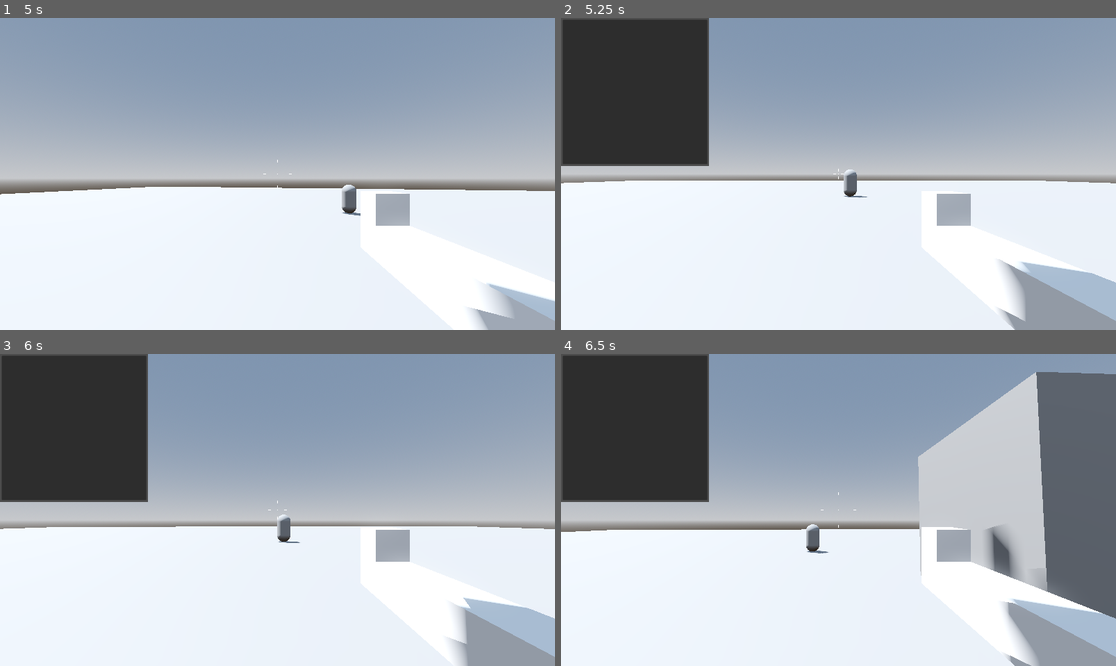
Above: before the commit, frames 1-4 (two rows, left to right).
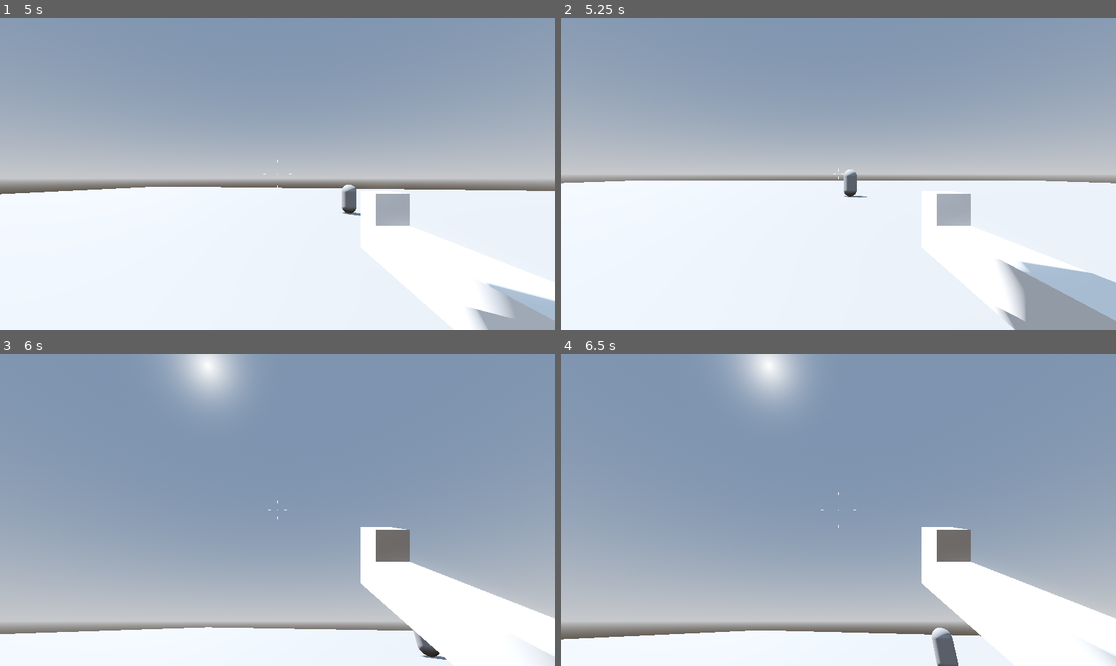
Above: after the commit, the same moments.

Repository: Vetherion/Vetherion
Game: Godot game, scene res://Scenes/3D_Level.tscn
Same seed, same stepped clock (60 frames per second), same inputs: the game is played once before the commit and once after it.
Inputs (mouse positions are in pixels of both pictures, inside the frame that each line leads up to):
- Up to frame 1 (5 s): tap Enter at 0.5 s; move the mouse to (305, 174) at 0.52 s; hold Up (arrow_up, bound only after the commit) from 0.53 s (still down); tap E (E) at 0.6, 1.55, 2.1, 3.05, 3.8, 4.55 s; tap Space (jump) at 0.77, 1.52, 2.75, 3.02, 3.77, 4.52 s; move the mouse to (249, 174) at 1.27 s; tap F (Car) at 1.35 s; move the mouse to (288, 167) at 2.02 s; move the mouse to (271, 180) at 2.77 s; tap 3 (Punch) at 2.85 s; move the mouse to (316, 177) at 3.52 s; tap 1 (Rifle) at 3.6 s; move the mouse to (233, 170) at 4.27 s; tap 2 (Sniper) at 4.35 s
- Up to frame 2 (5.25 s): keep holding Up (arrow_up, bound only after the commit); move the mouse to (844, 174) at 5.02 s; tap Tab (TAB) at 5.1 s
- Up to frame 3 (6 s): tap E (E) at 5.3 s; tap Enter at 5.75 s; move the mouse to (194, 432) at 5.77 s; release Up (arrow_up, bound only after the commit) at 5.78 s; hold D (move_right) from 5.78 s (still down); click (194, 432) at 5.85 s
- Up to frame 4 (6.5 s): keep holding D (move_right); tap Space (jump) at 6.02 s; tap E (E) at 6.05 s

Frame 1 is identical in both runs. In frame 2, 13% of the frame differs, in the area x 0-27%, y 0-48%; in frame 3, 63%; in frame 4, 71%, in the area x 0-100%, y 0-100%.
Error after the commit: Invalid assignment of property or key 'visible' with value of type 'int' on a base object of type 'null instance'. (res://Scripts/inventory.gd:16)

Commit message:
New HUD style. (Extremely buggy)

Diff:
--- a/Scenes/3D_Level.tscn
+++ b/Scenes/3D_Level.tscn
@@ -1,9 +1,11 @@
-[gd_scene load_steps=21 format=3 uid="uid://beqn6i68wci2n"]
+[gd_scene load_steps=23 format=3 uid="uid://beqn6i68wci2n"]
 
 [ext_resource type="PackedScene" uid="uid://bb34e6irwt0ia" path="res://Scenes/car.tscn" id="1_lvekw"]
 [ext_resource type="PackedScene" uid="uid://dhjrc28o432pk" path="res://Scenes/player.tscn" id="1_m4hl5"]
 [ext_resource type="Script" path="res://Scripts/item.gd" id="2_8jfy3"]
 [ext_resource type="Script" path="res://Scripts/dialogue.gd" id="3_axax1"]
+[ext_resource type="PackedScene" uid="uid://bh2ojr7ymexb2" path="res://Scenes/label.tscn" id="3_cjef4"]
+[ext_resource type="PackedScene" uid="uid://dmthcbtlrqmvk" path="res://Scenes/button.tscn" id="4_1jj05"]
 [ext_resource type="Script" path="res://Scripts/enemy.gd" id="4_qhv1j"]
 
 [sub_resource type="ProceduralSkyMaterial" id="ProceduralSkyMaterial_vp2qy"]
@@ -66,7 +68,27 @@
 [node name="player" parent="." instance=ExtResource("1_m4hl5")]
 transform = Transform3D(-4.37114e-08, 0, -1, 0, 1, 0, 1, 0, -4.37114e-08, -0.204, 1.03697, -1.222)
 
-[node name="Inventory" type="Control" parent="."]
+[node name="HUD" type="Control" parent="."]
+visible = false
+layout_mode = 3
+anchors_preset = 0
+offset_right = 40.0
+offset_bottom = 40.0
+
+[node name="SubViewportContainer" type="SubViewportContainer" parent="HUD"]
+custom_minimum_size = Vector2(1920, 1080)
+layout_mode = 1
+anchors_preset = -1
+offset_right = 1920.0
+offset_bottom = 1080.0
+
+[node name="SubViewport" type="SubViewport" parent="HUD/SubViewportContainer"]
+transparent_bg = true
+handle_input_locally = false
+size = Vector2i(1920, 1080)
+render_target_update_mode = 0
+
+[node name="Inventory" type="Control" parent="HUD/SubViewportContainer/SubViewport"]
 unique_name_in_owner = true
 visible = false
 layout_mode = 3
@@ -75,93 +97,47 @@
 offset_right = -0.880005
 offset_bottom = -0.440033
 
-[node name="SubViewportContainer" type="SubViewportContainer" parent="Inventory"]
+[node name="Dialogue" type="Control" parent="HUD/SubViewportContainer/SubViewport"]
+unique_name_in_owner = true
+visible = false
+custom_minimum_size = Vector2(320, 200)
+layout_mode = 3
+anchors_preset = 7
+anchor_left = 0.5
+anchor_top = 1.0
+anchor_right = 0.5
+anchor_bottom = 1.0
+offset_left = -160.0
+offset_top = -200.0
+offset_right = 160.0
+grow_horizontal = 2
+grow_vertical = 0
+size_flags_horizontal = 4
+size_flags_vertical = 8
+script = ExtResource("3_axax1")
+label_scene = ExtResource("3_cjef4")
+button_scene = ExtResource("4_1jj05")
+
+[node name="VBoxContainer" type="VBoxContainer" parent="HUD/SubViewportContainer/SubViewport/Dialogue"]
 unique_name_in_owner = true
 layout_mode = 1
-anchors_preset = -1
-anchor_right = 1.012
-anchor_bottom = 1.014
-offset_right = -0.0720215
-offset_bottom = -0.0700073
-
-[node name="SubViewport" type="SubViewport" parent="Inventory/SubViewportContainer"]
-handle_input_locally = false
-render_target_update_mode = 0
-
-[node name="ItemList" type="ItemList" parent="Inventory/SubViewportContainer/SubViewport"]
-custom_minimum_size = Vector2(500, 500)
 anchors_preset = 8
 anchor_left = 0.5
 anchor_top = 0.5
 anchor_right = 0.5
 anchor_bottom = 0.5
-offset_left = -20.0
-offset_top = -20.0
-offset_right = 20.0
-offset_bottom = 20.0
+offset_left = -380.0
+offset_top = -100.0
+offset_right = 380.0
+offset_bottom = 100.0
 grow_horizontal = 2
 grow_vertical = 2
-max_text_lines = 2
-
-[node name="Dialogue" type="Control" parent="."]
-unique_name_in_owner = true
-layout_mode = 3
-anchor_left = 0.373
-anchor_top = 0.474
-anchor_right = 0.64
-anchor_bottom = 0.754
-offset_left = -0.160034
-offset_top = 0.0799561
-offset_right = 0.199951
-offset_bottom = -0.320007
-script = ExtResource("3_axax1")
-
-[node name="SubViewportContainer" type="SubViewportContainer" parent="Dialogue"]
-layout_mode = 1
-anchors_preset = -1
-anchor_left = 0.373
-anchor_top = 0.523
-anchor_right = 0.64
-anchor_bottom = 0.997
-offset_left = -191.349
-offset_top = 153.054
-offset_right = 183.68
-offset_bottom = 521.906
-
-[node name="SubViewport" type="SubViewport" parent="Dialogue/SubViewportContainer"]
-transparent_bg = true
-handle_input_locally = false
-render_target_update_mode = 4
-
-[node name="Label" type="Label" parent="Dialogue/SubViewportContainer/SubViewport"]
-unique_name_in_owner = true
-modulate = Color(0.226521, 0.424234, 0.89448, 1)
-custom_minimum_size = Vector2(0, 50)
-anchors_preset = 14
-anchor_top = 0.5
-anchor_right = 1.0
-anchor_bottom = 0.5
-offset_top = -24.5
-offset_bottom = 24.5
-grow_horizontal = 2
-grow_vertical = 2
-
-[node name="ItemList" type="ItemList" parent="Dialogue/SubViewportContainer/SubViewport"]
-unique_name_in_owner = true
-modulate = Color(0, 0, 0, 1)
-clip_contents = false
-custom_minimum_size = Vector2(750, 250)
-anchors_preset = 7
-anchor_left = 0.5
-anchor_top = 1.0
-anchor_right = 0.5
-anchor_bottom = 1.0
-offset_left = -256.0
-offset_top = -512.0
-offset_right = 494.0
-offset_bottom = -262.0
-grow_horizontal = 2
-grow_vertical = 0
+
+[node name="HBoxContainer" type="HBoxContainer" parent="HUD/SubViewportContainer/SubViewport/Dialogue/VBoxContainer"]
+unique_name_in_owner = true
+layout_direction = 1
+layout_mode = 2
+size_flags_horizontal = 4
 
 [node name="Enemys" type="Node3D" parent="."]
 
@@ -237,7 +213,6 @@
 [node name="CollisionShape3D" type="CollisionShape3D" parent="MeshInstance3D2/StaticBody3D"]
 shape = SubResource("ConvexPolygonShape3D_2bfvv")
 
-[connection signal="item_activated" from="Dialogue/SubViewportContainer/SubViewport/ItemList" to="Dialogue" method="_on_item_list_item_activated"]
 [connection signal="body_entered" from="Items/MeshInstance3D3/ItemArea" to="player" method="_on_item_area_body_entered"]
 [connection signal="body_exited" from="Items/MeshInstance3D3/ItemArea" to="player" method="_on_item_area_body_exited"]
 [connection signal="body_entered" from="Items/MeshInstance3D2/ItemArea" to="player" method="_on_item_area_body_entered"]
--- /dev/null
+++ b/Scenes/button.gd
@@ -0,0 +1,18 @@
+extends Button
+
+
+var dialogue_node
+
+func _ready() -> void:
+	dialogue_node = get_node("../../../../Dialogue")
+func _on_focus_entered() -> void:
+	$"../anim".play("select_in")
+
+
+func _on_focus_exited() -> void:
+	$"../anim".play("RESET")
+
+
+func _on_pressed() -> void:
+	dialogue_node.load_partial_dialogue(dialogue_node.current_dialogue, dialogue_node.current_focus)
+	print(dialogue_node.current_dialogue) # Replace with function body.
--- /dev/null
+++ b/Scenes/button.tscn
@@ -0,0 +1,93 @@
+[gd_scene load_steps=8 format=3 uid="uid://dmthcbtlrqmvk"]
+
+[ext_resource type="Script" path="res://Scenes/button.gd" id="1_eidpk"]
+
+[sub_resource type="StyleBoxEmpty" id="StyleBoxEmpty_qbx3j"]
+
+[sub_resource type="StyleBoxFlat" id="StyleBoxFlat_lm8rp"]
+bg_color = Color(0.91587, 0.180451, 1, 1)
+
+[sub_resource type="StyleBoxEmpty" id="StyleBoxEmpty_cis1f"]
+
+[sub_resource type="Animation" id="Animation_0pyw2"]
+length = 0.001
+tracks/0/type = "value"
+tracks/0/imported = false
+tracks/0/enabled = true
+tracks/0/path = NodePath(".:value")
+tracks/0/interp = 1
+tracks/0/loop_wrap = true
+tracks/0/keys = {
+"times": PackedFloat32Array(0),
+"transitions": PackedFloat32Array(1),
+"update": 0,
+"values": [0.0]
+}
+
+[sub_resource type="Animation" id="Animation_6d7er"]
+resource_name = "select_in"
+length = 0.2
+tracks/0/type = "value"
+tracks/0/imported = false
+tracks/0/enabled = true
+tracks/0/path = NodePath(".:value")
+tracks/0/interp = 2
+tracks/0/loop_wrap = true
+tracks/0/keys = {
+"times": PackedFloat32Array(0, 0.2),
+"transitions": PackedFloat32Array(1, 1),
+"update": 0,
+"values": [0.0, 100.0]
+}
+
+[sub_resource type="AnimationLibrary" id="AnimationLibrary_ip058"]
+_data = {
+"RESET": SubResource("Animation_0pyw2"),
+"select_in": SubResource("Animation_6d7er")
+}
+
+[node name="ProgressBar" type="ProgressBar" groups=["button"]]
+custom_minimum_size = Vector2(175, 25)
+offset_right = 300.0
+offset_bottom = 25.0
+size_flags_horizontal = 4
+theme_override_styles/background = SubResource("StyleBoxEmpty_qbx3j")
+theme_override_styles/fill = SubResource("StyleBoxFlat_lm8rp")
+fill_mode = 2
+show_percentage = false
+
+[node name="button" type="Button" parent="."]
+custom_minimum_size = Vector2(300, 25)
+layout_mode = 1
+anchors_preset = 8
+anchor_left = 0.5
+anchor_top = 0.5
+anchor_right = 0.5
+anchor_bottom = 0.5
+offset_left = -87.5
+offset_top = -12.5
+offset_right = 87.5
+offset_bottom = 12.5
+grow_horizontal = 2
+grow_vertical = 2
+theme_override_styles/focus = SubResource("StyleBoxEmpty_cis1f")
+theme_override_styles/disabled_mirrored = SubResource("StyleBoxEmpty_cis1f")
+theme_override_styles/disabled = SubResource("StyleBoxEmpty_cis1f")
+theme_override_styles/hover_pressed_mirrored = SubResource("StyleBoxEmpty_cis1f")
+theme_override_styles/hover_pressed = SubResource("StyleBoxEmpty_cis1f")
+theme_override_styles/hover_mirrored = SubResource("StyleBoxEmpty_cis1f")
+theme_override_styles/hover = SubResource("StyleBoxEmpty_cis1f")
+theme_override_styles/pressed_mirrored = SubResource("StyleBoxEmpty_cis1f")
+theme_override_styles/pressed = SubResource("StyleBoxEmpty_cis1f")
+theme_override_styles/normal_mirrored = SubResource("StyleBoxEmpty_cis1f")
+theme_override_styles/normal = SubResource("StyleBoxEmpty_cis1f")
+script = ExtResource("1_eidpk")
+
+[node name="anim" type="AnimationPlayer" parent="."]
+libraries = {
+"": SubResource("AnimationLibrary_ip058")
+}
+
+[connection signal="focus_entered" from="button" to="button" method="_on_focus_entered"]
+[connection signal="focus_exited" from="button" to="button" method="_on_focus_exited"]
+[connection signal="pressed" from="button" to="button" method="_on_pressed"]
--- /dev/null
+++ b/Scenes/label.tscn
@@ -0,0 +1,48 @@
+[gd_scene load_steps=4 format=3 uid="uid://bh2ojr7ymexb2"]
+
+[sub_resource type="Animation" id="Animation_dwh0q"]
+length = 0.001
+tracks/0/type = "value"
+tracks/0/imported = false
+tracks/0/enabled = true
+tracks/0/path = NodePath(".:modulate")
+tracks/0/interp = 1
+tracks/0/loop_wrap = true
+tracks/0/keys = {
+"times": PackedFloat32Array(0),
+"transitions": PackedFloat32Array(1),
+"update": 0,
+"values": [Color(1, 0.266667, 1, 1)]
+}
+
+[sub_resource type="Animation" id="Animation_ul2ji"]
+resource_name = "fade_out"
+length = 0.5
+tracks/0/type = "value"
+tracks/0/imported = false
+tracks/0/enabled = true
+tracks/0/path = NodePath(".:modulate")
+tracks/0/interp = 2
+tracks/0/loop_wrap = true
+tracks/0/keys = {
+"times": PackedFloat32Array(0, 0.5),
+"transitions": PackedFloat32Array(1, 1),
+"update": 0,
+"values": [Color(1, 0.266667, 1, 0), Color(1, 0.266667, 1, 1)]
+}
+
+[sub_resource type="AnimationLibrary" id="AnimationLibrary_ruifv"]
+_data = {
+"RESET": SubResource("Animation_dwh0q"),
+"fade_out": SubResource("Animation_ul2ji")
+}
+
+[node name="Label" type="Label" groups=["label"]]
+modulate = Color(1, 0.266667, 1, 1)
+text = "wqrwqrqw"
+
+[node name="anim" type="AnimationPlayer" parent="."]
+unique_name_in_owner = true
+libraries = {
+"": SubResource("AnimationLibrary_ruifv")
+}
--- a/Scripts/dialogue.gd
+++ b/Scripts/dialogue.gd
@@ -1,65 +1,133 @@
 #DISCLAIMER: This dialogue system has not finished. It may have many bugs, and it is not suitable for usage at the time.
+#TODO: Fix the stacking bug
+#TODO: Add crisp text
 extends Node
 
 @onready var current_dialogue = ""
+@export var label_scene: PackedScene
+@export var button_scene: PackedScene
 
+var is_done = false
+var buttons: Array[Object]
+var current_focus = 0
 # Called when the node enters the scene tree for the first time.
 func _ready() -> void:
-	start_partial_dialogue("res://dialogues/example_dialogue.json")
+	pass
+	#start_partial_dialogue("res://dialogues/example_dialogue.json")
 	%Dialogue.visible = 0 #<---------------------------------------------------------------DEGISECEK
 # Called every frame. 'delta' is the elapsed time since the previous frame.
 func _process(delta: float) -> void:
-	pass
+	if Input.is_action_just_pressed("arrow_down") and is_done:
+		current_focus = current_focus + 1
+		if current_focus == len(buttons):
+			current_focus = 0
+		buttons[current_focus].get_node("button").grab_focus()
+	elif Input.is_action_just_pressed("arrow_up") and is_done:
+		current_focus = current_focus - 1
+		if current_focus == -1:
+			current_focus = len(buttons) - 1
+		buttons[current_focus].get_node("button").grab_focus()
 
 func start_partial_dialogue(dialogue_path) -> void:
 	%Dialogue.visible = 1
-	%ItemList.visible = 0
+
 	var text = FileAccess.get_file_as_string(dialogue_path)
 	var dict = JSON.parse_string(text)
 	current_dialogue = dict
-	var label = get_node("./SubViewportContainer/SubViewport/Label")
-	var itemlist = get_node("./SubViewportContainer/SubViewport/ItemList")
+	#var label =
+	#var itemlist = get_node("./SubViewportContainer/SubViewport/ItemList")
+	var words = dict["start_text"].split(" ")
+	#var labels
+	for i in range(len(words)):
+		var label = label_scene.instantiate()
+		%HBoxContainer.add_child(label)
+		label.text = words[i]
+		label.modulate = 0
+		#label.get_node("anim").play("fade_out")
 
-	for i in range(len(dict["start_text"]) + 1):
-		label.text = dict["start_text"].left(i)
-		await get_tree().create_timer(0.05).timeout
-	#TODO: Add fade in fade out.
-	%ItemList.visible = 1
-	%ItemList.grab_focus()
+
+	for i in %HBoxContainer.get_children():
+		i.get_node("anim").play("fade_out")
+		await get_tree().create_timer(0.3).timeout
+
+	is_done = true
+
 	for i in range(len(dict["option_tree"].keys())):
-		itemlist.add_item(dict["option_tree"].keys()[i])
+		var button = button_scene.instantiate()
+		%VBoxContainer.add_child(button)
+		# b1 is the button scene in the button container
+		button.get_node("button").text = dict["option_tree"].keys()[i]
+		buttons.append(button)
+
+	#for i in %VBoxContainer.get_children():
+	#	if i.is_in_group("button"):
+	#		i.get_node("anim").play("fade_out")
+	buttons[0].grab_focus()
+
 
 func load_partial_dialogue(dialogue, index):
-	%ItemList.grab_focus()
-	%ItemList.clear()
+
 	var dict = current_dialogue
-	var label = get_node("./SubViewportContainer/SubViewport/Label")
-	var itemlist = get_node("./SubViewportContainer/SubViewport/ItemList")
 
 	var current = dict["option_tree"].values()[index]
 	current_dialogue = current
 	if typeof(current) == TYPE_DICTIONARY:
-		for i in range(len(current["start_text"]) + 1):
-			label.text = current["start_text"].left(i)
-			await get_tree().create_timer(0.05).timeout
+		for i in %VBoxContainer.get_children():
+			if i.is_in_group("button") or i.is_in_group("label"):
+				i.queue_free()
 
-		itemlist.clear()
+		print(%VBoxContainer.get_children())
+		# label update
+		var words = current["start_text"].split(" ")
+		for i in range(len(words)):
+			var label = label_scene.instantiate()
+			%HBoxContainer.add_child(label)
+			label.text = words[i]
+			label.modulate = 0
+
+		for i in %HBoxContainer.get_children():
+			i.get_node("anim").play("fade_out")
+			await get_tree().create_timer(0.3).timeout
+
+		buttons.clear()
+		current_focus = 0
 		for i in range(len(current["option_tree"].keys())):
-			itemlist.add_item(current["option_tree"].keys()[i])
+			var button = button_scene.instantiate()
+			%VBoxContainer.add_child(button)
+			button.get_node("button").text = current["option_tree"].keys()[i]
+			buttons.append(button)
+		buttons[0].grab_focus()
 	else:
+
 		if typeof(current) == TYPE_STRING:
 			if current.right(3) == "END":
 				%Dialogue.visible = 0
 			else:
-				%ItemList.visible = 0
-				%ItemList.release_focus()
-				for i in range(len(current) + 1):
-					label.text = current.left(i)
-					await get_tree().create_timer(0.05).timeout
+				for i in %VBoxContainer.get_children():
+					if i.is_in_group("button") or i.is_in_group("label"):
+						i.queue_free()
+				var words = current["start_text"].split(" ")
+				for i in range(len(words)):
+					var label = label_scene.instantiate()
+					%HBoxContainer.add_child(label)
+					label.text = words[i]
+					label.modulate = 0
+				for i in %HBoxContainer.get_children():
+					i.get_node("anim").play("fade_out")
+					await get_tree().create_timer(0.3).timeout
 		else:
-			for i in range(len(current["start_text"]) + 1):
-				label.text = current["start_text"].left(i)
-				await get_tree().create_timer(0.05).timeout
+			for i in %VBoxContainer.get_children():
+				if i.is_in_group("button") or i.is_in_group("label"):
+					i.queue_free()
 
+			var words = current["start_text"].split(" ")
+			for i in range(len(words)):
+				var label = label_scene.instantiate()
+				%HBoxContainer.add_child(label)
+				label.text = words[i]
+				label.modulate = 0
+			for i in %HBoxContainer.get_children():
+				i.get_node("anim").play("fade_out")
+				await get_tree().create_timer(0.3).timeout
 func _on_item_list_item_activated(index: int) -> void:
 	load_partial_dialogue(current_dialogue, index)
--- a/dialogues/example_dialogue.json
+++ b/dialogues/example_dialogue.json
@@ -1,5 +1,5 @@
 {
-	"start_text": "lorem ipsum dolor?",
+	"start_text": "lorem ipsum dolor? lorem ",
 	"option_tree": {
 		"Yes!": "OK, then!END",
 		"No!": "sit ametEND",
--- a/project.godot
+++ b/project.godot
@@ -32,6 +32,12 @@
 gun0=""
 Enemy=""
 Car=""
+label=""
+button=""
+
+[gui]
+
+theme/default_font_multichannel_signed_distance_field=true
 
 [input]
 
@@ -121,6 +127,16 @@
 "events": [Object(InputEventKey,"resource_local_to_scene":false,"resource_name":"","device":-1,"window_id":0,"alt_press …(192 unchanged characters)…
 ]
 }
+arrow_down={
+"deadzone": 0.5,
+"events": [Object(InputEventKey,"resource_local_to_scene":false,"resource_name":"","device":-1,"window_id":0,"alt_pressed":false,"shift_pressed":false,"ctrl_pressed":false,"meta_pressed":false,"pressed":false,"keycode":0,"physical_keycode":4194322,"key_label":0,"unicode":0,"location":0,"echo":false,"script":null)
+]
+}
+arrow_up={
+"deadzone": 0.5,
+"events": [Object(InputEventKey,"resource_local_to_scene":false,"resource_name":"","device":-1,"window_id":0,"alt_pressed":false,"shift_pressed":false,"ctrl_pressed":false,"meta_pressed":false,"pressed":false,"keycode":0,"physical_keycode":4194320,"key_label":0,"unicode":0,"location":0,"echo":false,"script":null)
+]
+}
 
 [rendering]
 
